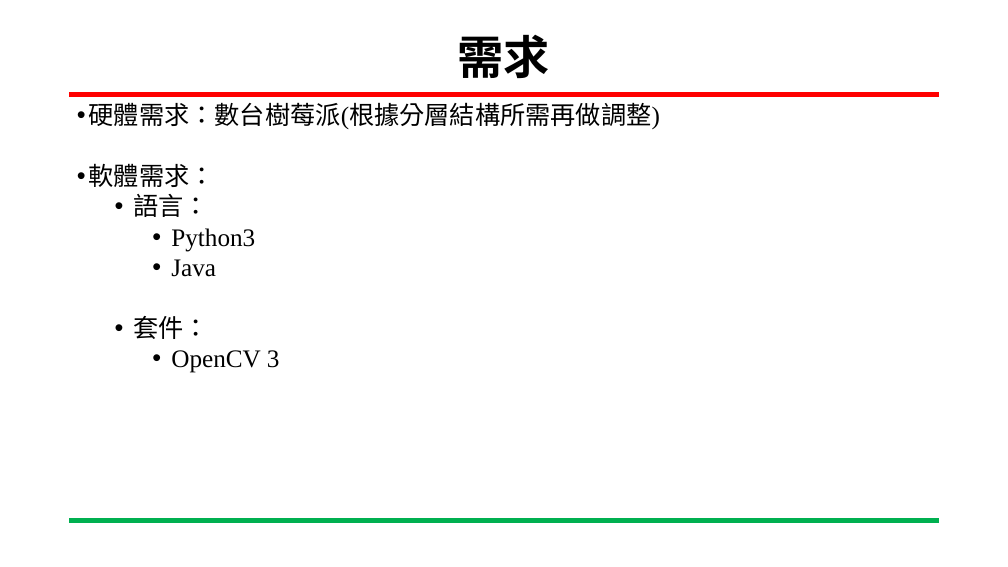
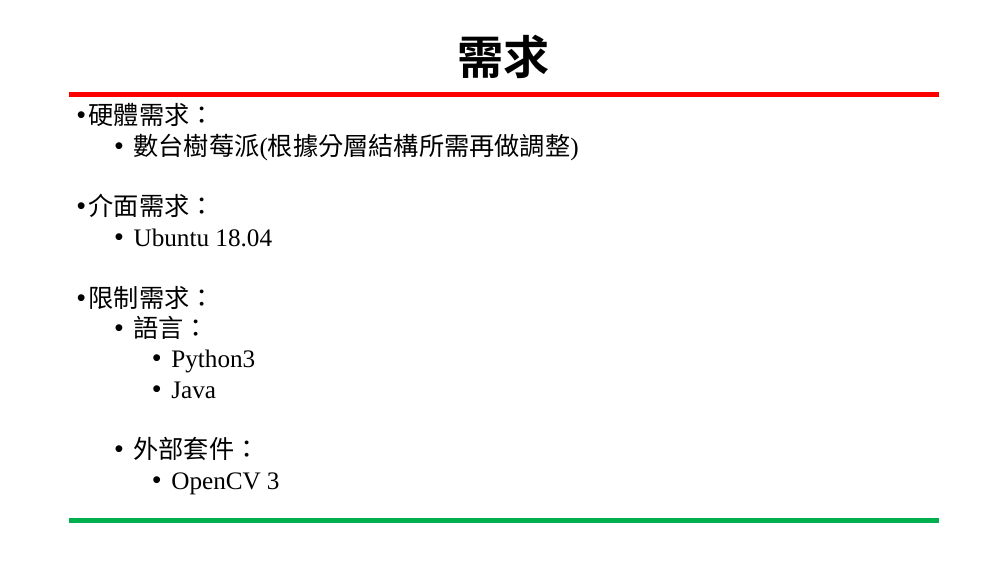
Before and after one commit to YUXING-LEE/image_process, a slide deck: slide 3 of final/基於分散式網路架構訓練階層式分類模型.pptx. Drawn at 1008x567 pixels with LibreOffice and Linux fonts; fonts in the diff are those of the drawing; background and template pictures are left out. Boxes give left, top, right and bottom in pixels: in the first picture for what was removed or moved away, otherwise in the second. Text is boxed around its words. In the diff, an @@ line names an element or a change of style, - is before the commit and + after.

```diff
--- a/final/基於分散式網路架構訓練階層式分類模型.pptx
+++ b/final/基於分散式網路架構訓練階層式分類模型.pptx
@@ text at box(89, 102, 579, 309): text changed @@
-• 硬體需求：數台樹莓派(根據分層結構所需再做調整)
-• 軟體需求：
+• 硬體需求：
+  • 數台樹莓派(根據分層結構所需再做調整)
+• 介面需求：
+  • Ubuntu 18.04
+• 限制需求：
@@ text at box(134, 436, 260, 460): text changed @@
-  • 套件：
+  • 外部套件：
```
Also in this commit, not shown: 6 slides added, 2 other files.
